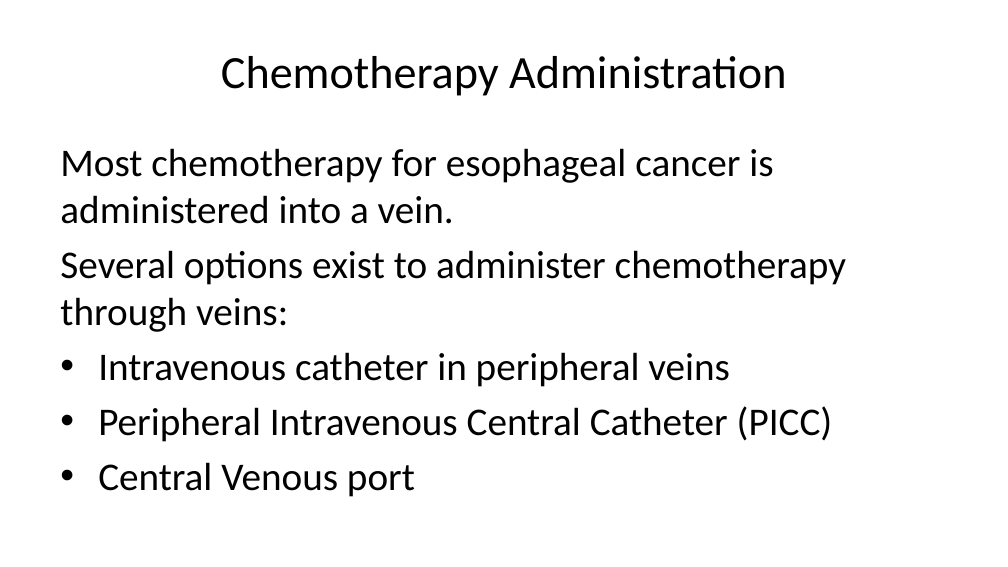
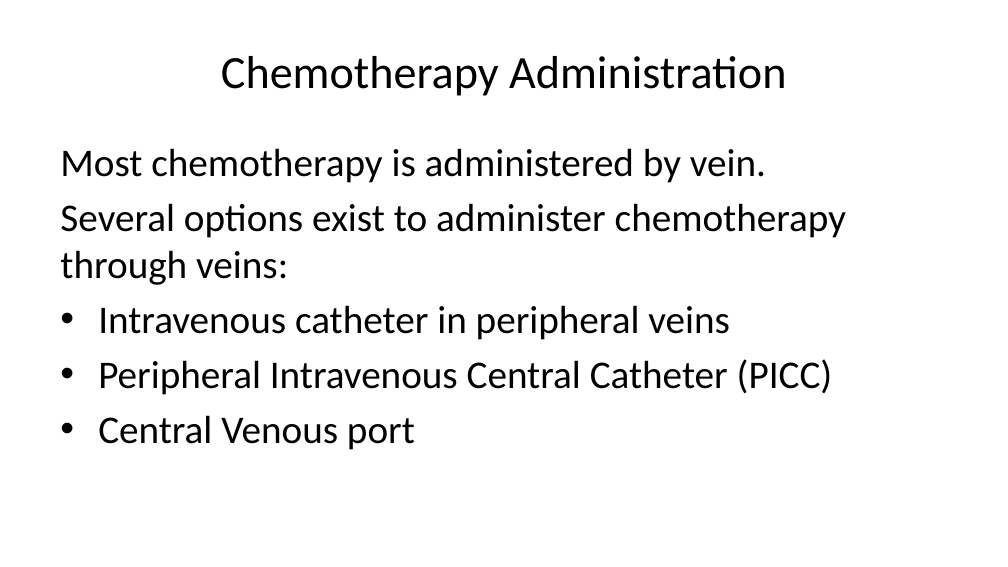
Before and after one commit to jcsalo/patient_education, a slide deck: slide 2 of lci_cvport.pptx. Drawn at 1008x567 pixels with LibreOffice and Linux fonts; fonts in the diff are those of the drawing. Boxes give left, top, right and bottom in pixels: in the first picture for what was removed or moved away, otherwise in the second. Text is boxed around its words. In the diff, an @@ line names an element or a change of style, - is before the commit and + after.

```diff
--- a/lci_cvport.pptx
+++ b/lci_cvport.pptx
@@ text at (x1=60, y1=148, x2=766, y2=183): text changed @@
-Most chemotherapy for esophageal cancer is administered into a vein.
+Most chemotherapy is administered by vein.
```
Also in this commit, not shown: 1 other slide changed, 40 other files.
